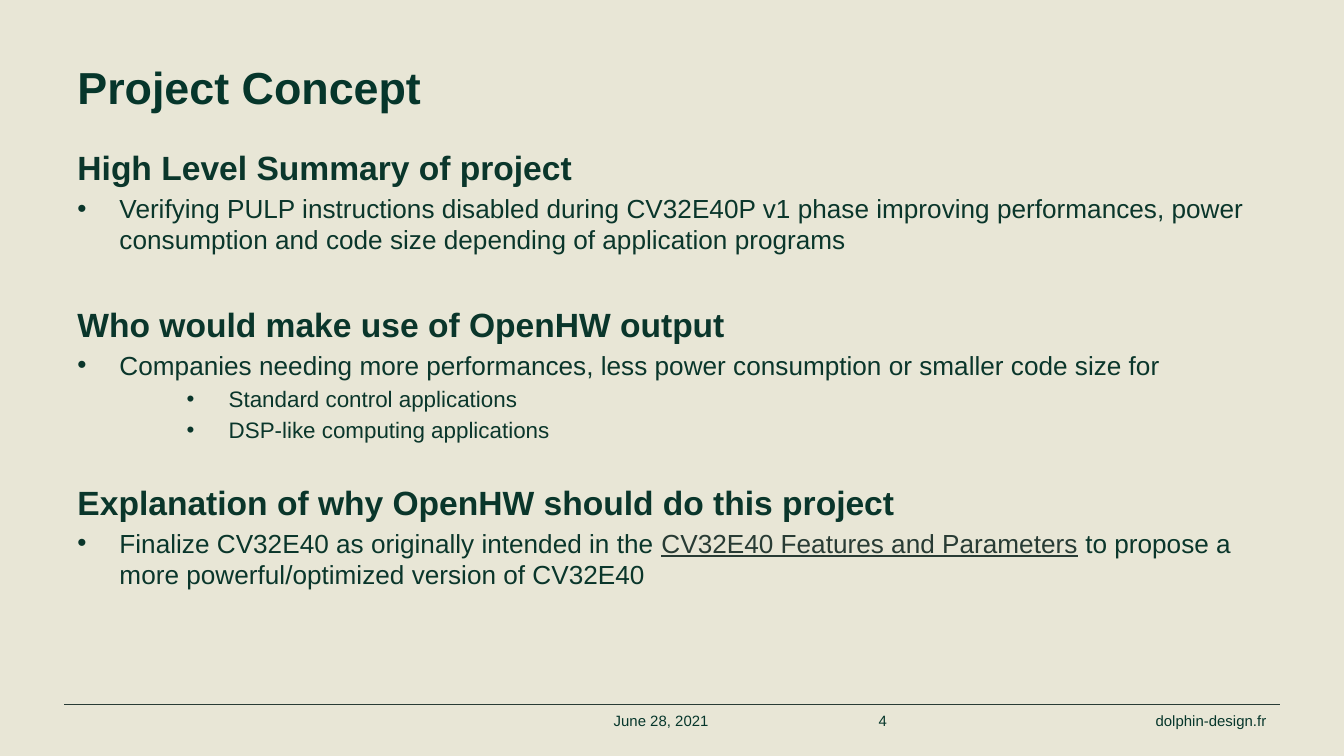
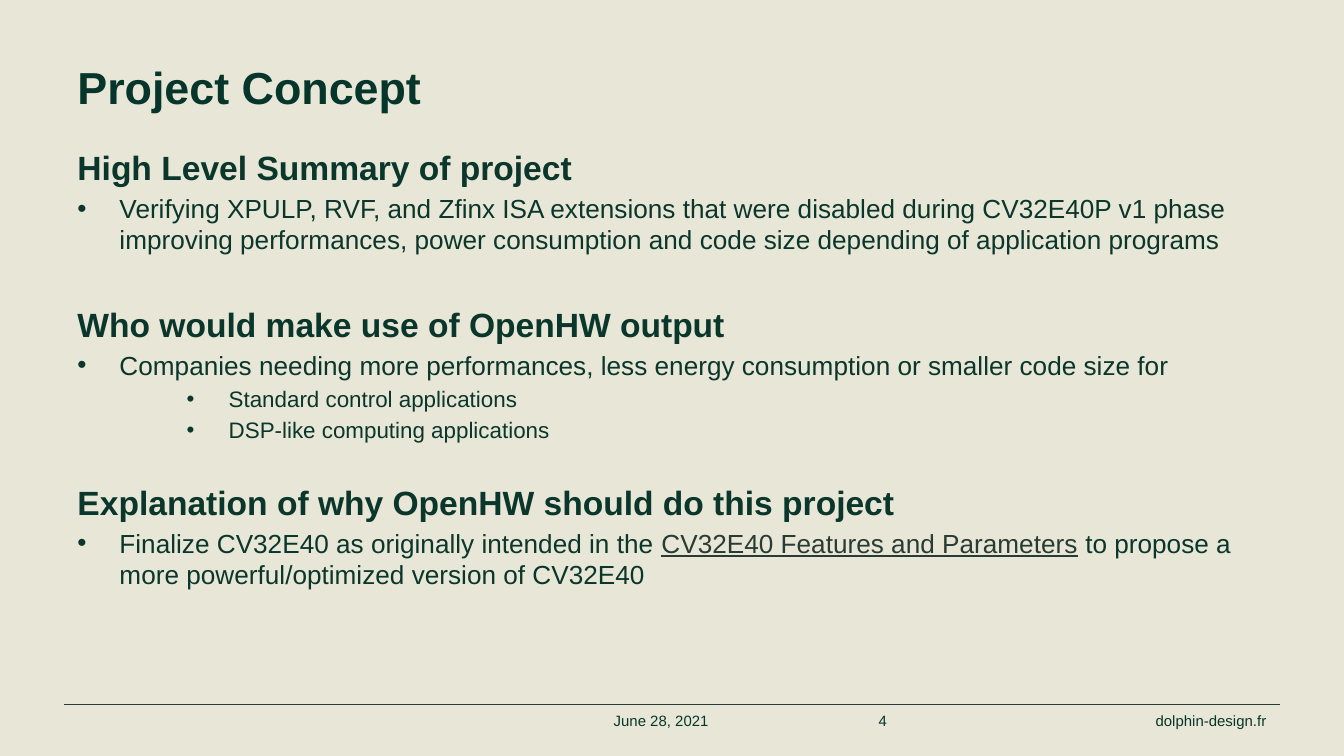
Before and after one commit to openhwgroup/programs, a slide deck: slide 4 of program/Project Descriptions and Plans/CV32E40Pv2/CV32E40P v2 Project Concept June 28 2021.pptx. Drawn at 1344x756 pixels with LibreOffice and Linux fonts; fonts in the diff are those of the drawing; background and template pictures are left out. Boxes give left, top, right and bottom in pixels: in the first picture for what was removed or moved away, otherwise in the second. Text is boxed around its words. In the diff, an @@ line names an element or a change of style, - is before the commit and + after.

Commit message:
Some updates following feedback

```diff
--- a/program/Project Descriptions and Plans/CV32E40Pv2/CV32E40P v2 Project Concept June 28 2021.pptx
+++ b/program/Project Descriptions and Plans/CV32E40Pv2/CV32E40P v2 Project Concept June 28 2021.pptx
@@ text at (x1=119, y1=199, x2=1225, y2=255): text changed @@
-• Verifying PULP instructions disabled during CV32E40P v1 phase improving performances, power consumption and code size depending of application programs
+• Verifying XPULP, RVF, and Zfinx ISA extensions that were disabled during CV32E40P v1 phase improving performances, power consumption and code size depending of application programs
@@ text at (x1=119, y1=356, x2=1168, y2=381): text changed @@
-• Companies needing more performances, less power consumption or smaller code size for
+• Companies needing more performances, less energy consumption or smaller code size for
```
